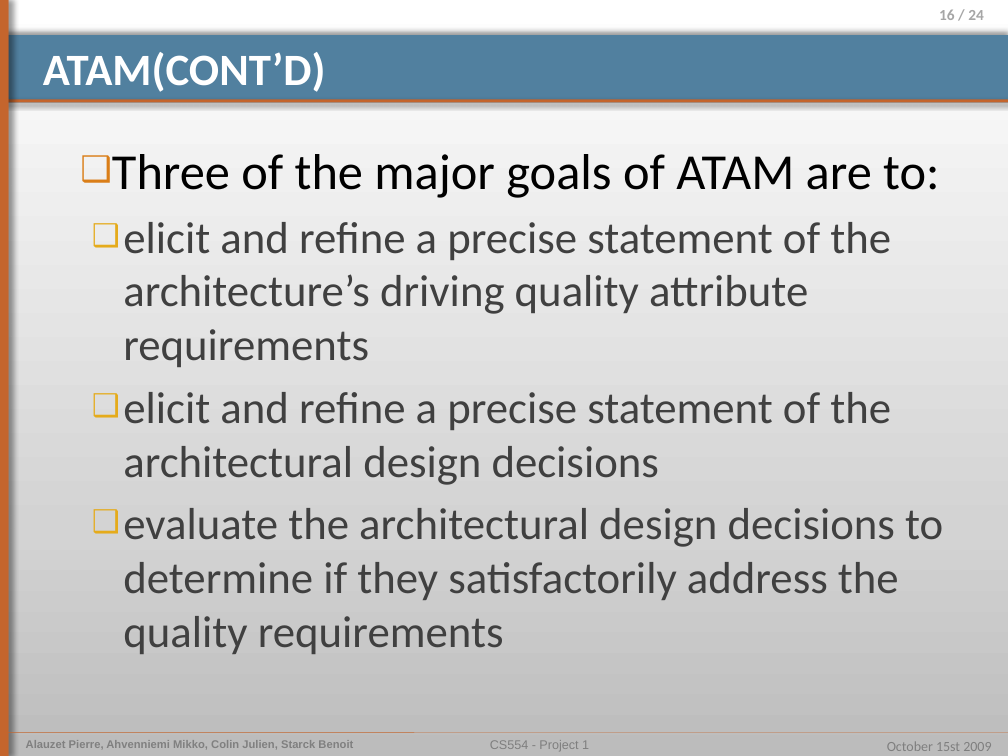
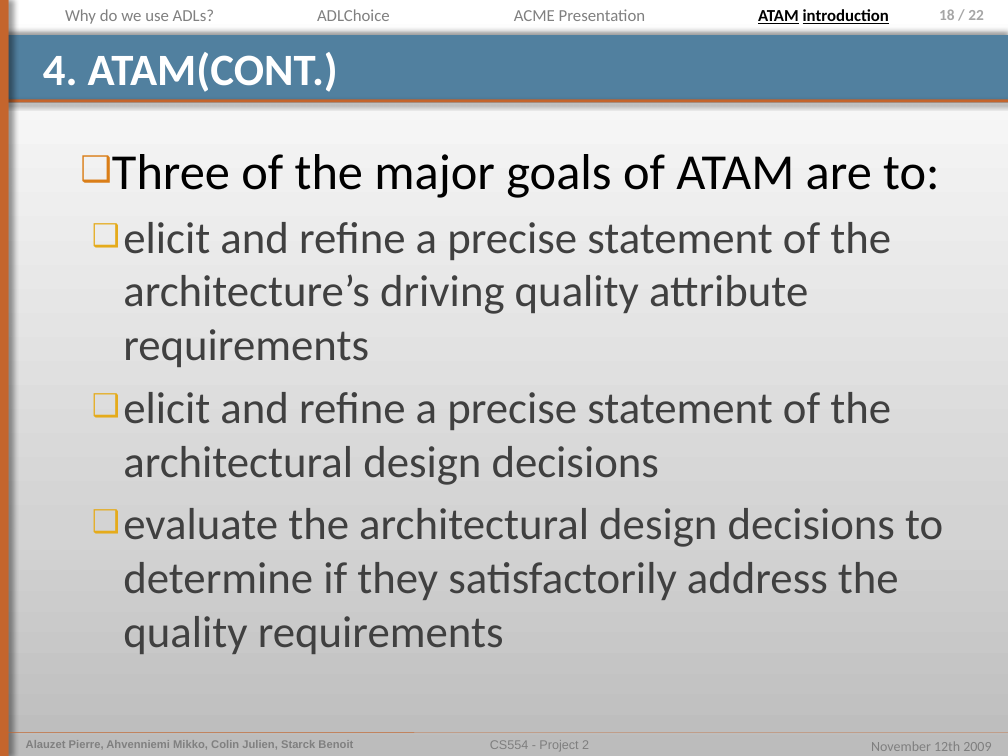
Before and after one commit to pierrealauzet/euroteam, a slide deck: slide 18 of Project 2/Part1/CS554_EuroTeam_Project2_OP4.pptx (slide 16 before the commit). Drawn at 1008x756 pixels with LibreOffice and Linux fonts; fonts in the diff are those of the drawing. Boxes give left, top, right and bottom in pixels: in the first picture for what was removed or moved away, otherwise in the second. Text is boxed around its words. In the diff, an @@ line names an element or a change of style, - is before the commit and + after.

```diff
--- a/Project 2/Part1/CS554_EuroTeam_Project2_OP4.pptx
+++ b/Project 2/Part1/CS554_EuroTeam_Project2_OP4.pptx
@@ text added at (x1=65, y1=9, x2=214, y2=24), 12 pt, text #808080 @@
+Why do we use ADLs?
@@ text added at (x1=317, y1=9, x2=390, y2=21), 12 pt, text #808080 @@
+ADLChoice
@@ text added at (x1=514, y1=9, x2=646, y2=21), 12 pt, text #808080 @@
+ACME Presentation
@@ text added at (x1=758, y1=9, x2=889, y2=24), 12 pt, text #000000, bold, underline @@
+ATAM introduction
@@ page number at (x1=939, y1=9, x2=984, y2=20): text changed @@
-16 / 24
+18 / 22
@@ title at (x1=43, y1=52, x2=338, y2=92): text changed @@
-ATAM(CONT’D)
+4. ATAM(CONT.)
@@ text at (x1=490, y1=740, x2=589, y2=751): text changed @@
-CS554 - Project 1
+CS554 - Project 2
@@ text at (x1=871, y1=741, x2=991, y2=751): text changed @@
-October 15st 2009
+November 12th 2009
```
Also in this commit, not shown: 17 other slides changed, 2 slides added, 1 other file.
